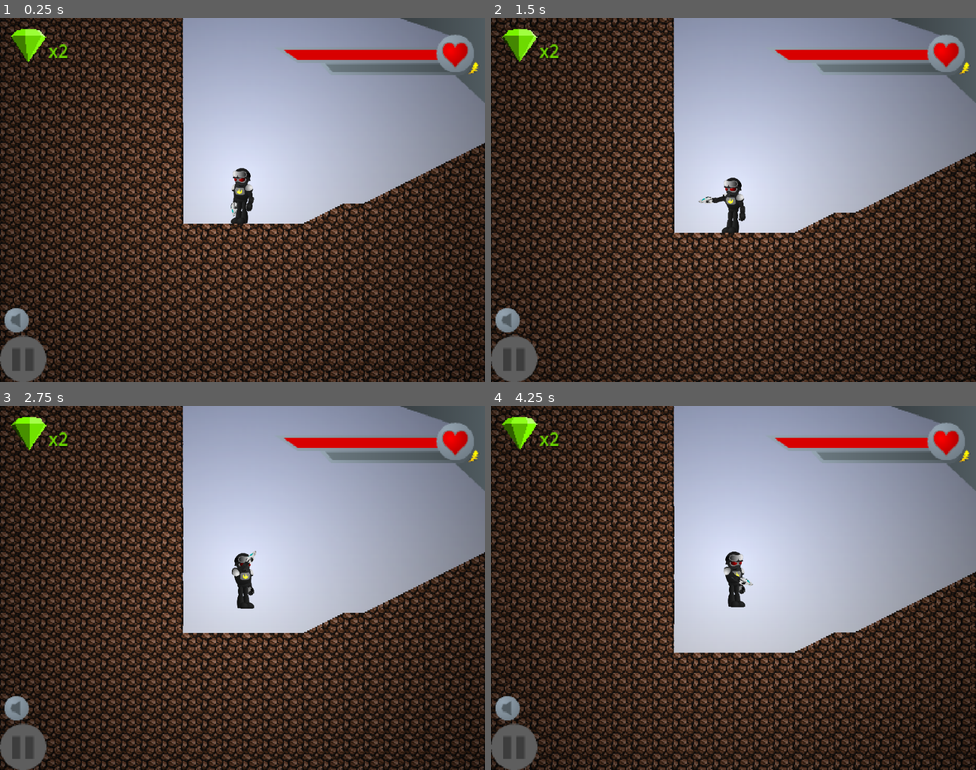
Above: before the commit, frames 1-4 (two rows, left to right).
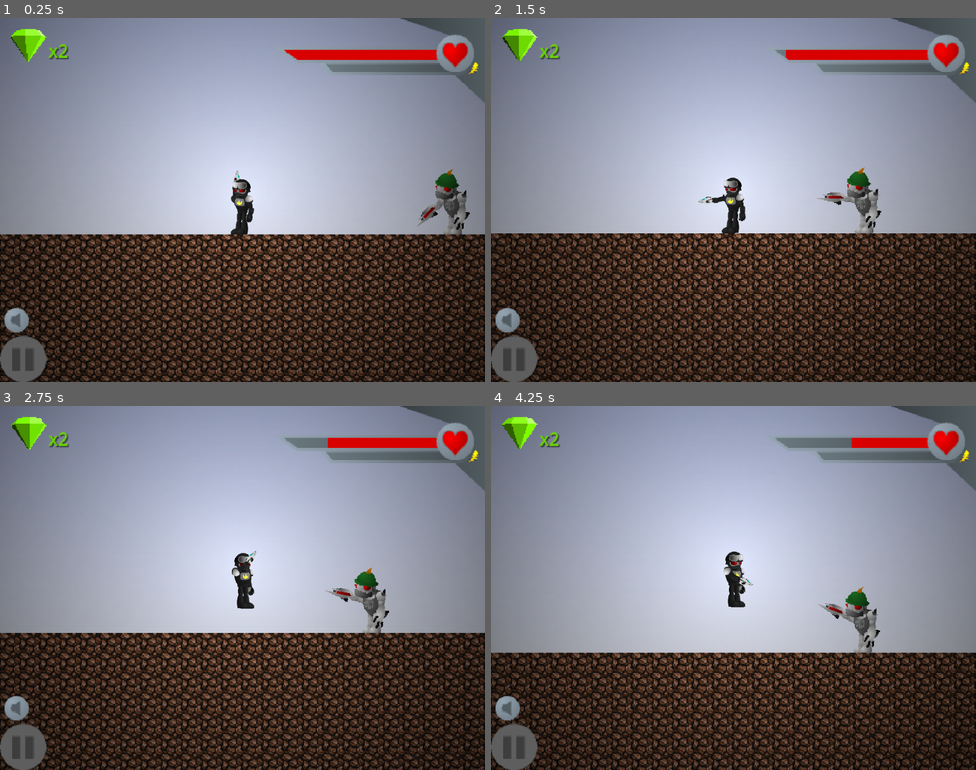
Above: after the commit, the same moments.

Repository: HMI-Studios/Skylands-WFA
Game: Godot game, scene res://scenes/Main.tscn
The game is run twice, just before and just after one commit, with the same random seed, the same clock (stepped at 60 frames per second) and the same inputs. Sound files missing from this copy of the repository are replaced by a short silence.
Inputs (mouse positions are in pixels of both pictures, inside the frame that each line leads up to):
- Up to frame 1 (0.25 s): no input
- Up to frame 2 (1.5 s): tap Enter (ui_accept) at 0.5, 0.8, 1.35 s; move the mouse to (840, 181) at 0.52 s; hold Space (shoot) 0.53-1.28 s; hold Right (ui_right) from 0.53 s (still down); tap W (jump) at 0.77, 1.07 s; move the mouse to (636, 218) at 1.27 s
- Up to frame 3 (2.75 s): tap W (jump) at 1.52, 1.55, 1.82 s; move the mouse to (291, 507) at 2.02 s; release Right (ui_right) at 2.03 s; hold Left (ui_left) from 2.03 s (still down); hold W (jump) from 2.03 s (still down); tap Space (shoot) at 2.3 s
- Up to frame 4 (4.25 s): move the mouse to (709, 660) at 2.77 s; release Left (ui_left) at 2.78 s; release W (jump) at 2.78 s; hold Right (ui_right) from 2.78 s (still down); tap Space (shoot) at 2.85 s; tap W (jump) at 3.02, 3.32 s; tap Enter (ui_accept) at 3.05, 3.6 s; move the mouse to (879, 642) at 3.52 s; hold W (jump) from 3.53 s (still down)

The runs differ from the first frame. In frame 1, 51% of the frame differs, in the area x 0-100%, y 0-100%; in frame 2, 31%; in frame 3, 29%; in frame 4, 31%.

Commit message:
add very simple enemy pathfinding

Diff:
--- a/project/scenes/levels/TileTest.tscn
+++ b/project/scenes/levels/TileTest.tscn
@@ -182,14 +182,14 @@
 [node name="Shoaldier1" parent="Entities" instance=ExtResource("2_b037t")]
 position = Vector2(124, -111)
 
+[node name="Shoaldier2" parent="Entities" instance=ExtResource("2_b037t")]
+position = Vector2(264, 47)
+
+[node name="Shoaldier3" parent="Entities" instance=ExtResource("2_b037t")]
+position = Vector2(-156, 47)
+
 [node name="Shoaldier4" parent="Entities" instance=ExtResource("2_b037t")]
 position = Vector2(43, -113)
-
-[node name="Shoaldier2" parent="Entities" instance=ExtResource("2_b037t")]
-position = Vector2(264, 47)
-
-[node name="Shoaldier3" parent="Entities" instance=ExtResource("2_b037t")]
-position = Vector2(-352, 48)
 
 [node name="Hitboxes" type="TileMap" parent="."]
 light_mask = 2
@@ -200,7 +200,7 @@
 
 [node name="Spawn" type="Node2D" parent="."]
 unique_name_in_owner = true
-position = Vector2(-1137, 62)
+position = Vector2(-337, 26)
 
 [node name="Exit" type="Area2D" parent="."]
 unique_name_in_owner = true
--- a/project/scripts/entities/Entity.gd
+++ b/project/scripts/entities/Entity.gd
@@ -1,21 +1,38 @@
 extends CharacterBody2D
+
+
+var pathfinder = preload("res://scripts/entities/Pathfinder.gd").new()
 
 @onready var entities = get_node('/root/Main/World/Level/Entities')
 @onready var player = get_node('/root/Main/Player')
 
 @export var HP = 1
+@export var speed = 40
 
-func test():
-    print('test')
 
 func hurt(dmg):
     HP -= dmg
     if HP <= 0:
         die()
 
+
 func die():
     entities.remove_child(self)
     call_deferred("queue_free")
+
+
+func handle_movement(delta):
+    var target = pathfinder.get_target(global_position)
+    if target:
+        var diff = target - global_position
+        var angle = fmod(diff.angle() + PI*1.5, PI*2) - PI
+        if abs(angle) < 0.7:
+            pass #jump
+        else:
+            velocity.x += speed * sign(diff.x)
+        velocity *= 0.6
+    else:
+        velocity *= 0.9
 
 
 func _physics_process(delta):
@@ -23,4 +40,5 @@
     if not is_on_floor():
         velocity += Global.gravity * delta
 
+    handle_movement(delta)
     move_and_slide()
--- /dev/null
+++ b/project/scripts/entities/Pathfinder.gd
@@ -0,0 +1,45 @@
+extends Node
+
+var cur_target: Vector2
+var target_override
+var path = []
+var path_index = 0
+var deadzone = 20
+
+
+func override_target(pos):
+    target_override = pos
+
+
+func clear_override():
+    if target_override != null:
+        target_override = null
+
+
+func set_path(new_path):
+    path = new_path
+    cur_target = path[0]
+
+
+func get_target(pos):
+    if target_override != null:
+        if (pos - target_override).length() < deadzone:
+            target_override = null
+            var closest_index
+            var shortest_length
+            for index in range(len(path)):
+                var length = (pos - path[index]).length()
+                if not shortest_length or length < shortest_length:
+                    closest_index = index
+                    shortest_length = length
+                path_index = closest_index
+        return target_override
+    elif len(path) > 0:
+        if (pos - cur_target).length() < deadzone:
+            var path_index = path_index + 1
+            if path_index >= len(path):
+                path_index = 0
+            cur_target = path[path_index]
+        return cur_target
+    else:
+        return null
--- /dev/null
+++ b/project/scripts/entities/RiggedEntity.gd
@@ -0,0 +1,10 @@
+extends "Entity.gd"
+
+
+@onready var rig = get_node("Rig")
+
+
+func _physics_process(delta):
+    super._physics_process(delta)
+
+    rig.update_direction(velocity)
--- a/project/scripts/entities/Shoaldier.gd
+++ b/project/scripts/entities/Shoaldier.gd
@@ -1,13 +1,11 @@
-extends "Entity.gd"
+extends "RiggedEntity.gd"
 
-
-const SPEED = 300.0
-const JUMP_VELOCITY = -400.0
 
 var Bullet = preload("res://scenes/items/GDFSERBullet.tscn")
 var cooldown = 1
 
-@onready var rig = get_node("Rig")
+var desired_player_distane = randf_range(80, 100)
+
 var gun_hand
 
 var is_gun_in_right_hand
@@ -29,27 +27,19 @@
     if cooldown > 0:
         cooldown = max(cooldown - delta, 0)
 
-    # Handle Jump.
-#    if Input.is_action_just_pressed("ui_accept") and is_on_floor():
-#        velocity.y = JUMP_VELOCITY
-
-    # Get the input direction and handle the movement/deceleration.
-    # As good practice, you should replace UI actions with custom gameplay actions.
-#    var direction = Input.get_axis("ui_left", "ui_right")
-#    if direction:
-#        velocity.x = direction * SPEED
-#    else:
-#        velocity.x = move_toward(velocity.x, 0, SPEED)
+    super._physics_process(delta)
 
     if %LineOfSight.is_player_in_sight():
         if rig.animation_player.is_playing():
             rig.animation_player.stop()
         handle_gun(delta)
+        var diff = player.global_position - global_position
+        pathfinder.override_target(player.global_position + -(diff.normalized() * desired_player_distane))
+        #if diff.length() < 75 or diff.length() > 105:
     else:
+        pathfinder.clear_override()
         if not rig.animation_player.is_playing():
             rig.animation_player.play("Idle")
-
-    super._physics_process(delta)
 
 
 func shoot(vec):
@@ -86,5 +76,4 @@
 
     var aim_vec = rig.aim_at(delta, player.global_position)
     if aim_vec:
-        pass
-#        shoot(aim_vec)
+        shoot(aim_vec)
--- a/project/scripts/levels/TileTest.gd
+++ b/project/scripts/levels/TileTest.gd
@@ -1,7 +1,7 @@
 extends Node2D
 
 
-@onready var player = get_node("/root/Main/Player")
+var player
 
 
 func door_1_animation_fn(x):
@@ -9,8 +9,11 @@
 
 
 func _ready():
+    player = get_node("/root/Main/Player")
     %Door1.transform_fn = door_1_animation_fn
     %Door2.transform_fn = door_1_animation_fn
+
+    $Entities/Shoaldier3.pathfinder.set_path([Vector2(-614, 47), Vector2(-156, 47)])
 
 
 func _on_door_1_opener_body_entered(body):
